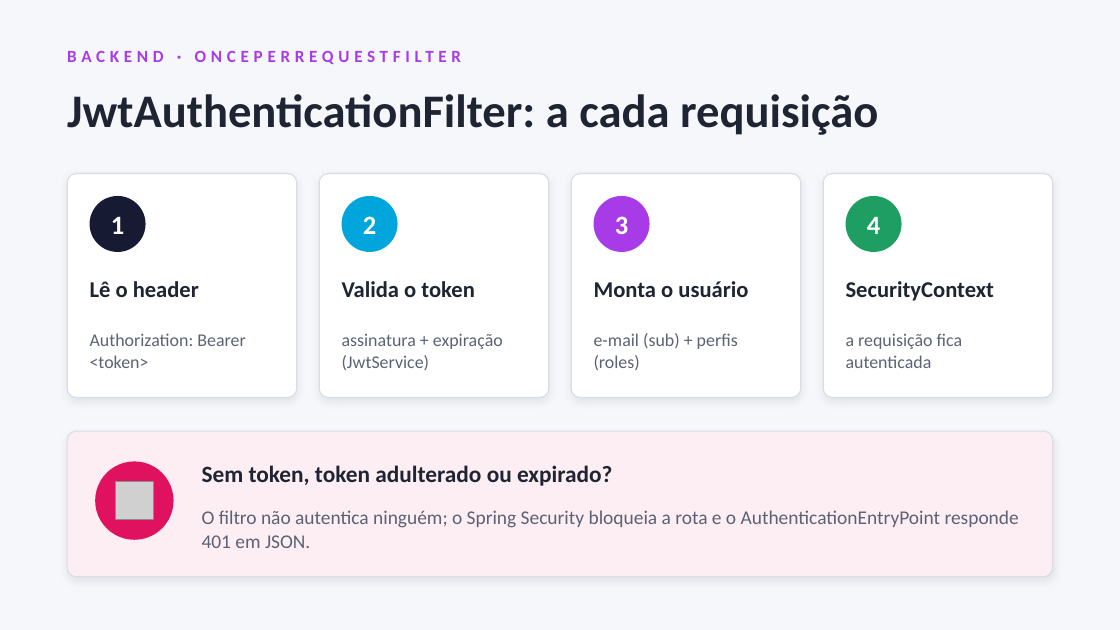
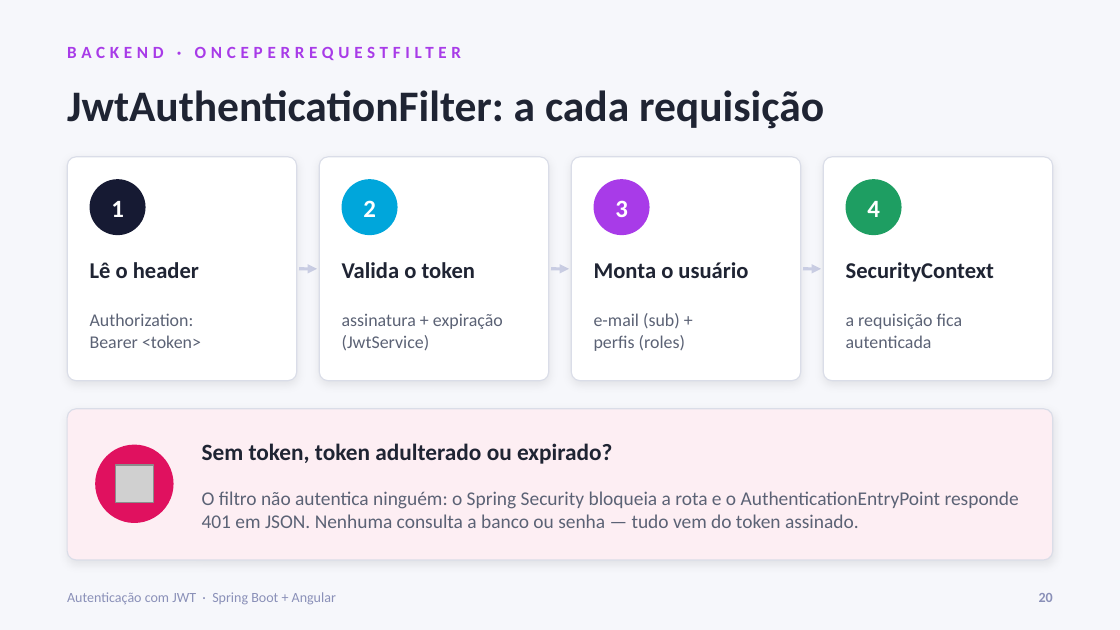
Before and after one commit to YloBittencourt/projeto-autenticacao, a slide deck: slide 20 of docs/apresentacao-jwt.pptx (slide 13 before the commit). Drawn at 1120x630 pixels with LibreOffice and Linux fonts; fonts in the diff are those of the drawing; grey boxes stand for pictures. Boxes give left, top, right and bottom in pixels: in the first picture for what was removed or moved away, otherwise in the second. Text is boxed around its words. In the diff, an @@ line names an element or a change of style, - is before the commit and + after.

```diff
--- a/docs/apresentacao-jwt.pptx
+++ b/docs/apresentacao-jwt.pptx
@@ text "BACKEND · ONCEPERREQUESTFILTER": place and size @@
-text "BACKEND · ONCEPERREQUESTFILTER" at bbox=[67, 39, 1053, 73]
+text "BACKEND · ONCEPERREQUESTFILTER" at bbox=[67, 36, 1053, 67]
@@ text "JwtAuthenticationFilter: a cada requisição" at bbox=[67, 90, 824, 129]: size 30 to 28 pt @@
@@ size 17 to 16 pt in 4 elements at bbox=[111, 201, 124, 217], bbox=[363, 200, 376, 217], bbox=[615, 200, 628, 217], bbox=[867, 201, 880, 217] @@
@@ text "Lê o header": place and size @@
-text "Lê o header" at bbox=[90, 281, 199, 297]
+text "Lê o header" at bbox=[90, 262, 199, 278]
@@ arrow added from (299, 269) to (317, 269), #C9CDE3 2 pt @@
@@ text "Valida o token": place and size @@
-text "Valida o token" at bbox=[342, 281, 474, 297]
+text "Valida o token" at bbox=[342, 262, 475, 278]
@@ arrow added from (551, 269) to (569, 269), #C9CDE3 2 pt @@
@@ text "Monta o usuário": place and size @@
-text "Monta o usuário" at bbox=[594, 281, 748, 297]
+text "Monta o usuário" at bbox=[594, 262, 748, 278]
@@ arrow added from (803, 269) to (821, 269), #C9CDE3 2 pt @@
@@ text "SecurityContext": place and size @@
-text "SecurityContext" at bbox=[846, 281, 994, 301]
+text "SecurityContext" at bbox=[846, 262, 994, 282]
@@ text at bbox=[90, 313, 201, 348]: text changed @@
-Authorization: Bearer <token>
+Authorization:
+Bearer <token>
@@ text at bbox=[342, 314, 503, 350]: text changed @@
-assinatura + expiração (JwtService)
+assinatura + expiração
+(JwtService)
@@ text at bbox=[594, 313, 685, 351]: text changed @@
-e-mail (sub) + perfis (roles)
+e-mail (sub) +
+perfis (roles)
@@ text at bbox=[846, 313, 962, 348]: text changed @@
-a requisição fica autenticada
+a requisição fica
+autenticada
@@ rounded rectangle: place and size @@
-rounded rectangle at bbox=[67, 431, 1053, 577]
+rounded rectangle at bbox=[67, 409, 1053, 560]
@@ rounded rectangle at bbox=[67, 409, 1053, 560]: proportions changed @@
@@ 5 ellipses, 4 texts, 4 rounded rectangles, 1 picture: place and size @@
-5 ellipses, 4 texts, 4 rounded rectangles, 1 picture at bbox=[67, 174, 1053, 540]
+5 ellipses, 4 texts, 4 rounded rectangles, 1 picture at bbox=[67, 157, 1053, 523]
@@ text "Sem token, token adulterado ou ...": place and size @@
-text "Sem token, token adulterado ou ..." at bbox=[202, 465, 612, 486]
+text "Sem token, token adulterado ou ..." at bbox=[202, 443, 612, 464]
@@ text at bbox=[202, 491, 1019, 528]: text changed @@
-O filtro não autentica ninguém; o Spring Security bloqueia a rota e o AuthenticationEntryPoint responde 401 em JSON.
+O filtro não autentica ninguém: o Spring Security bloqueia a rota e o AuthenticationEntryPoint responde 401 em JSON. Nenhuma consulta a banco ou senha — tudo vem do token assinado.
@@ text added at bbox=[67, 592, 336, 604], 9 pt, text #8A90B8 @@
+Autenticação com JWT · Spring Boot + Angular
@@ text added at bbox=[1039, 593, 1053, 602], 9 pt, text #8A90B8, bold @@
+20
```
Also in this commit, not shown: 17 other slides changed, 11 slides added, 1 slide removed.
